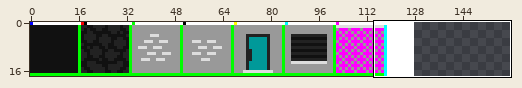
A sprite sheet gets an edit: gfx/tiles.png. The picture above shows the old version from afar; the outline marks the close-up.
Close-up. Old version:
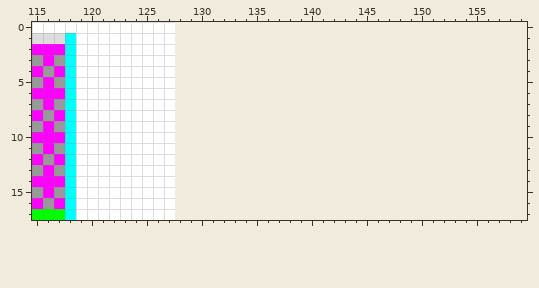
The file is 128x18 pixels. Shown: x 115..159, y 0..17. The old version is drawn lined up with the new one, on the new canvas.
New version:
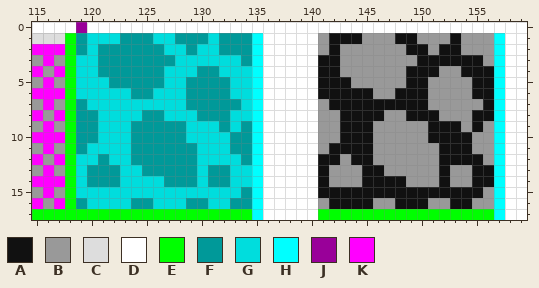
Palette (. is transparent): A #111111  B #999999  C #dddddd  D #ffffff  E #00ff00  F #009999  G #00dddd  H #00ffff  J #990099  K #ff00ff
The edit:
canvas 128x18 -> 160x18
Changed rows in their new state; - is an unchanged pixel.
first column x 118:
 0 -J--------DDDDDDDDDDDDDDDDDDDDDDDDDDDDDDDD
 1 EFGGGFFFGGFFFGFFFHDDDDDBAAABBBAABBBABBBHDD
 2 EFGFFFFFFGGFGGFFFHDDDDDBABBBBBBAABAABBBHDD
 3 EGGFFFFFFFGGGGGGFHDDDDDAABBBBBBBAAAAAABHDD
 4 EGGFFFFFFGGGFFGGGHDDDDDAABBBBBBAAABBAAAHDD
 5 EGGGFFFFFGGFFFFGGHDDDDDAAABBBBBAABBBBAAHDD
 6 EGGGGGFFGGGFFFFGGHDDDDDAAAAABBAAABBBBAAHDD
 7 EFGGGGGGGGGFFFFFGHDDDDDBAAAAAAAAABBBBBAHDD
 8 EFFGGGGFFGGGFFFGGHDDDDDBBAAAABBAAABBBAAHDD
 9 EFFGGGFFFFFGGGFGFHDDDDDBBAAABBBBBAAABABHDD
10 EFFGGGFFFFFGGGGFFHDDDDDBBAAABBBBBAAAABBHDD
11 EFGGGGFFFFFFGGGFFHDDDDDBAAAABBBBBBAAABBHDD
12 EGGFGGFFFFFFGGGGFHDDDDDAABAABBBBBBAAAABHDD
13 EGFFFGGFFFFFGFFGGHDDDDDABBBAABBBBBABBAAHDD
14 EGFFFGGGGFFFGFFGGHDDDDDABBBAAAABBBABBAAHDD
15 EGGGGGGGGGGGGGGGFHDDDDDAAAAAAAAAAAAAAABHDD
16 EFGGGGFFGGGFFGGFFHDDDDDBAAAABBAAABBAABBHDD
17 EEEEEEEEEEEEEEEEEHDDDDDEEEEEEEEEEEEEEEEHDD
